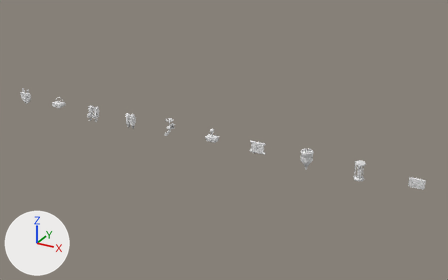
What one commit did to the glTF model hoppys-adventure-arcade/Assets/runner/props/pickup_props.glb.
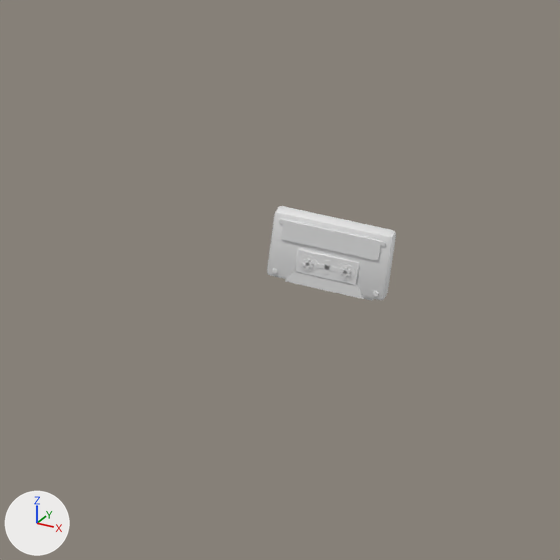
The first picture shows the older version from a camera (50 mm lens) standing at (21.29, -19.56, 9.82) and looking at (10.24, 0.54, -0.23). The close-ups show the older and then the newer version on the part from 83% to 100% of the width and 53% to 80% of the height of that picture. Only the edits that show in the close-ups are written down. The axes (+X, +Y, +Z) are drawn at lower left. The lights are the same throughout. Where no turn or scale is listed for an object, it has been applied to the vertices. Vertices at exactly the same position are counted once.

Objects in the first close-up: 'auto_fix_patch__InnerCore__0', 'auto_fix_patch__Ring__0'.
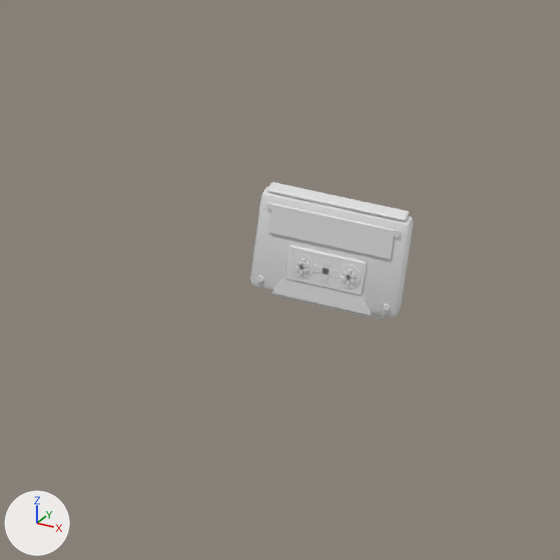
What differs and where, as boxes [x1, y1, x2, y2] in the close-ups (560 x 560 px; the box of a moved part takes in the faces that stretch with it):
'auto_fix_patch__Ring__0', reshaped (26% wider, 45% taller)
    before: [267, 206, 396, 301]
    after: [250, 182, 413, 320]
'auto_fix_patch__InnerCore__0', moved
    before: [299, 255, 355, 280]
    after: [291, 254, 361, 288]
part 1 of me_auto_fix_patch__ring, moved or reshaped
    before: [267, 206, 396, 300]
    after: [250, 186, 413, 316]
part 2 of me_auto_fix_patch__ring, added
    after: [269, 204, 395, 259]
part 3 of me_auto_fix_patch__ring, moved or reshaped
    before: [295, 249, 360, 285]
    after: [285, 245, 367, 296]
part 4 of me_auto_fix_patch__ring, moved or reshaped
    before: [285, 270, 364, 299]
    after: [272, 277, 372, 315]
part 5 of me_auto_fix_patch__ring, added (mostly hidden)
    after: [273, 293, 384, 320]
part 6 of me_auto_fix_patch__ring, added
    after: [267, 182, 409, 221]
part 7 of me_auto_fix_patch__ring, deleted
    before: [272, 219, 386, 301]

What changed in the scene script:
```text
Change me_auto_fix_patch__ring:
    used by ob_auto_fix_patch__ring__0; location = (18.0, 0.0, 0.0)
    remove me_auto_fix_patch__ring.from_pydata(...)  # 208 vertices, 376 faces; spans x -0.27..0.27, y -0.084..0.18, z -0.205..0.2
    add me_auto_fix_patch__ring.from_pydata(...)  # 232 vertices, 420 faces; spans x -0.338..0.338, y -0.105..0.225, z -0.297..0.307
    me_auto_fix_patch__ring part 1: the loose piece of 56 vertices spanning x -0.27..0.27, y -0.075..0.015, z -0.14..0.2 is scaled about the mesh origin by (1.25, 1.25, 1.45)
    me_auto_fix_patch__ring part 2: a new loose piece, a box spanning x -0.275..0.275, y -0.105..-0.09, z 0.101..0.247
    me_auto_fix_patch__ring part 3: the loose piece of 24 vertices spanning x -0.14..0.14, y -0.084..-0.072, z -0.08..0.04 is scaled about the mesh origin by (1.25, 1.25, 1.45)
    me_auto_fix_patch__ring part 4: the loose piece of 8 vertices spanning x -0.18..0.18, y -0.08..-0.06, z -0.14..-0.07 is scaled about the mesh origin by (1.25, 1.25, 1.45)
    me_auto_fix_patch__ring part 5: a new loose piece, a box spanning x -0.25..0.25, y 0.062..0.188, z -0.297..-0.254
    me_auto_fix_patch__ring part 6: a new loose piece of 24 vertices spanning x -0.312..0.312, y -0.081..0.006, z 0.29..0.307
    me_auto_fix_patch__ring part 7: 6 loose pieces with 64 vertices, spanning x -0.24..0.24, y -0.084..0.15, z -0.205..0.172, are deleted
    other edits to the shape of me_auto_fix_patch__ring do not show in these pictures
Change ob_auto_fix_patch__innercore__0:
    ob_auto_fix_patch__innercore__0.location: (18.0, -0.08, -0.02) -> (18.0, -0.1, -0.029)
```
